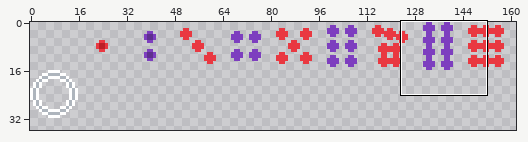
File history of a sprite sheet, assets/interface.png. Above, an overview of the earlier version with the close-up marked.
Close-up. Earlier state:
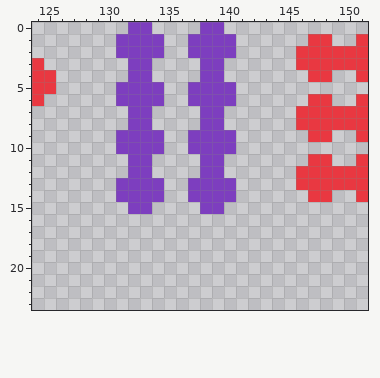
The file is 512x512 pixels. Shown: x 124..151, y 0..23. The wide view leaves out empty margins.
Now the later version:
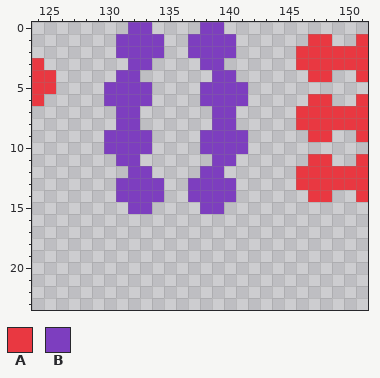
Palette (. is transparent): A #e93841  B #7d3ebf
Difference:
Colour B is added in row 4 at x 131 and 140; in rows 5 to 6 at x 130 and 141; in rows 7 to 8 at x 131 and 140; in rows 9 to 10 at x 130 and 141; in row 11 at x 131 and 140.
Colour B is gone in row 4 at x 133 and 138; in rows 5 to 6 at x 134 and 137; in rows 7 to 8 at x 133 and 138; in rows 9 to 10 at x 134 and 137; in row 11 at x 133 and 138.
Changed places in both close-ups, as pixel boxes (x1, y1, x2, y2):
changed: (104, 70, 248, 166)
